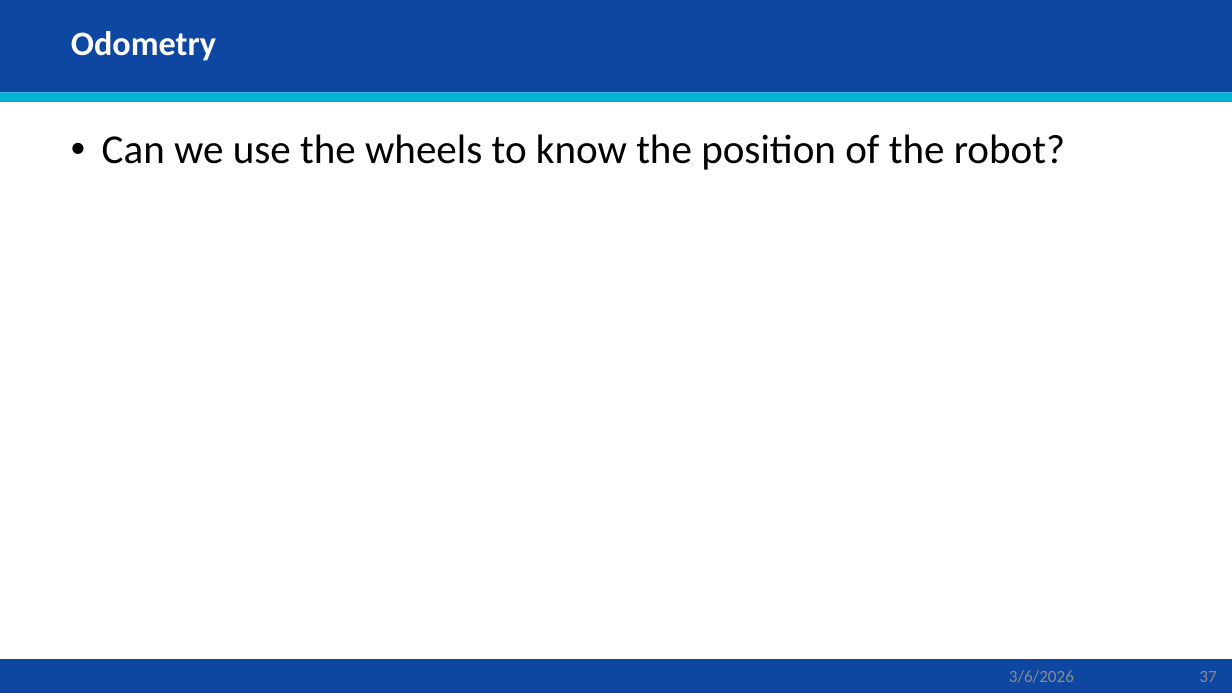
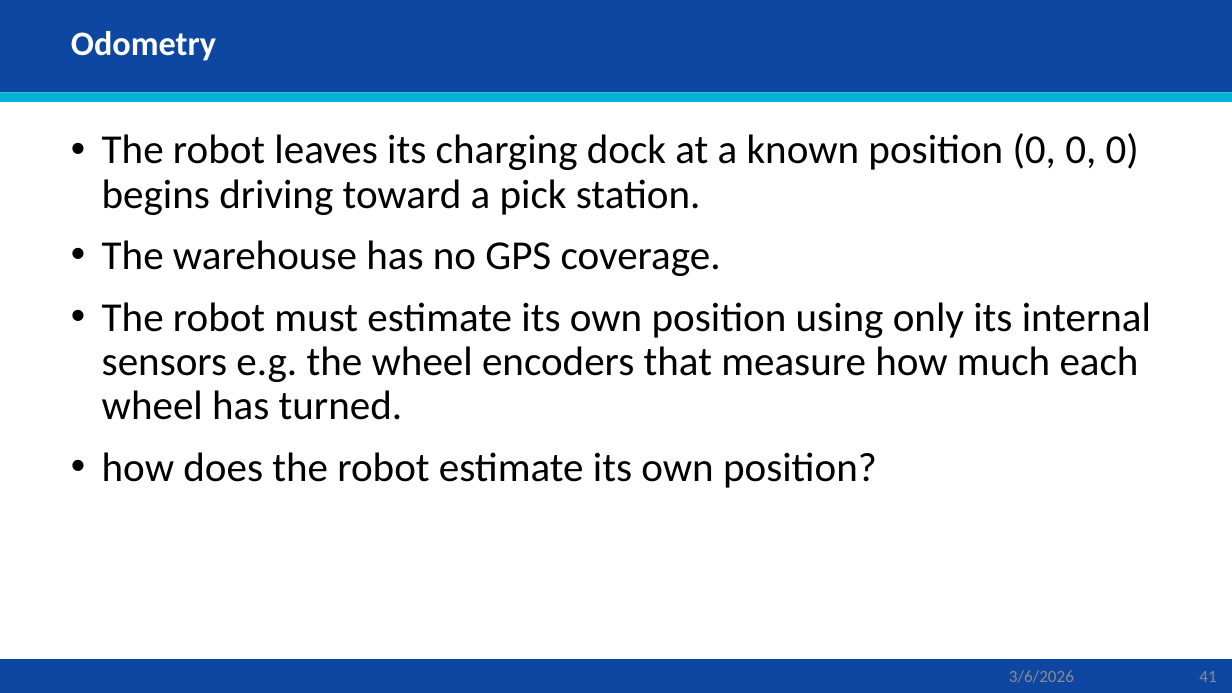
Before and after one commit to AbbadiAhmad/mobile_robots_course, a slide deck: slide 41 of Slides/Mod03/Mod03.pptx (slide 37 before the commit). Drawn at 1232x693 pixels with LibreOffice and Linux fonts; fonts in the diff are those of the drawing. Boxes give left, top, right and bottom in pixels: in the first picture for what was removed or moved away, otherwise in the second. Text is boxed around its words. In the diff, an @@ line names an element or a change of style, - is before the commit and + after.

```diff
--- a/Slides/Mod03/Mod03.pptx
+++ b/Slides/Mod03/Mod03.pptx
@@ text at [102, 133, 1151, 488]: text changed @@
-• Can we use the wheels to know the position of the robot?
+• The robot leaves its charging dock at a known position (0, 0, 0) begins driving toward a pick station.
+• The warehouse has no GPS coverage.
+• The robot must estimate its own position using only its internal sensors e.g. the wheel encoders that measure how much each wheel has turned.
+• how does the robot estimate its own position?
@@ page number at [1199, 671, 1216, 682]: text changed @@
-37
+41
```
Also in this commit, not shown: 2 other slides changed, 21 slides added.
